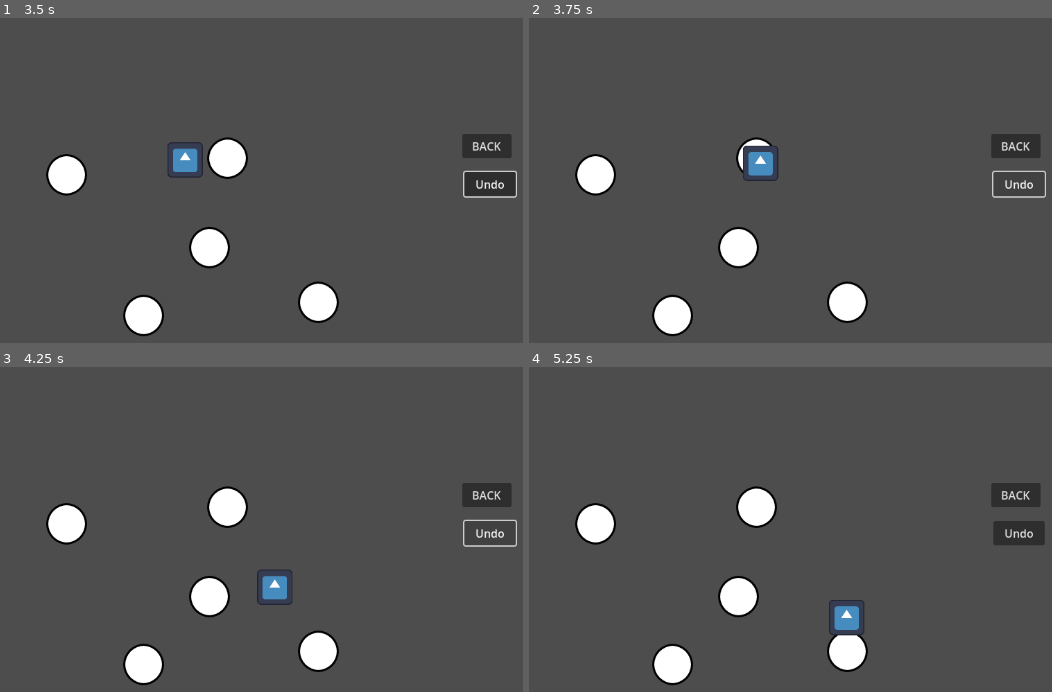
Above: before the commit, frames 1-4 (two rows, left to right).
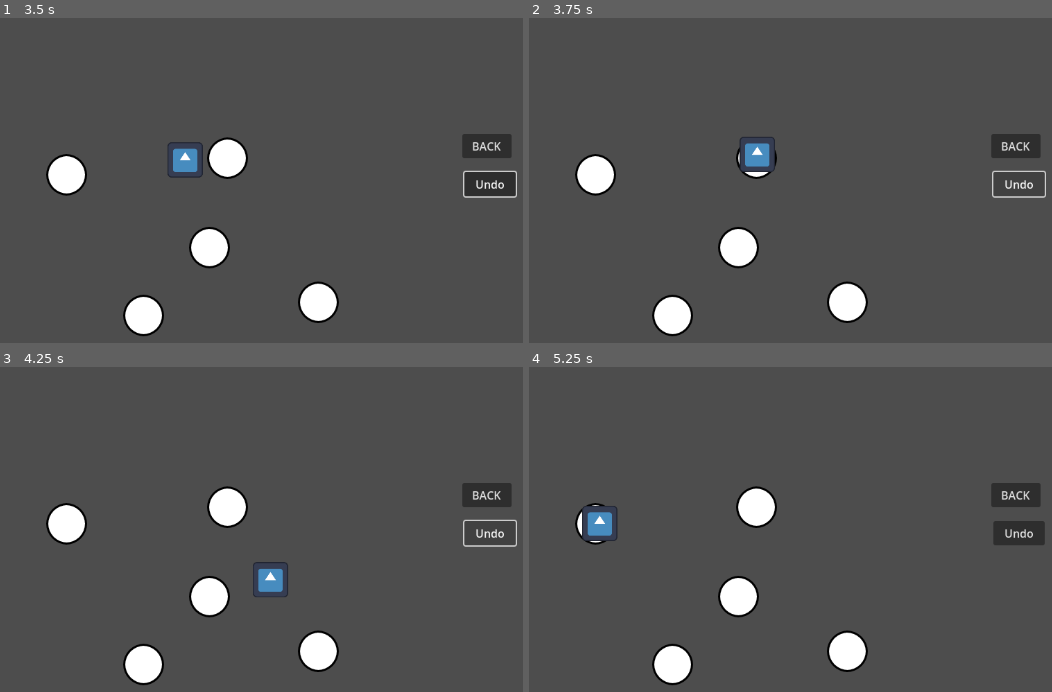
Above: after the commit, the same moments.

Repository: hfxbse/mparty
Game: Godot game, scene res://main/main.tscn
The game is run twice, just before and just after one commit, with the same random seed, the same clock (stepped at 60 frames per second) and the same inputs. The engine's default icon, where the game draws it, is replaced by a stand-in: a white triangle on a blue panel in a dark square.
Inputs (mouse positions are in pixels of both pictures, inside the frame that each line leads up to):
- Up to frame 1 (3.5 s): click "MOVE" at 0.5 s; click "BACK" at 1.25 s; click "Undo" at 2 s; click (230, 157) at 2.75 s
- Up to frame 2 (3.75 s): click "Undo" at 3.5 s
- Up to frame 3 (4.25 s): no input
- Up to frame 4 (5.25 s): click "Undo" at 4.25 s; click "MOVE" at 5 s

Frame 1 is identical in both runs. In frame 2, 0.7% of the frame differs, in the area x 40-48%, y 36-51%; in frame 3, 0.5%; in frame 4, 1.1%, in the area x 10-65%, y 42-83%.
Error after the commit: Assertion failed: Field is not connected to current location of the player. (res://map/field/field.gd:40)

Commit message:
add backwards movement animation
Potentially breaking changes as the current field is no longer stored
in the transversed fields list until the player moves from it.

Diff:
--- a/main/main.gd
+++ b/main/main.gd
@@ -16,7 +16,7 @@
 	var start = map.start
 	player.current_location = start
 	player.global_position = start.global_position
-	player.traversed_fields = [start]
+	player.traversed_fields.assign([start])
 
 
 func _on_button_pressed():
--- a/map/field/field.gd
+++ b/map/field/field.gd
@@ -31,9 +31,18 @@
 	return errors
 
 
-func move(player: Player):
+func move_backwards(player: Player):
+	for path in paths:
+		if path.target == player.current_location:
+			player.current_location = self
+			return path.move_backwards(player.get_path())
+
+	assert(false, "Field is not connected to current location of the player.")
+
+
+func move_forwards(player: Player):
 	if paths.size() == 1:
-		return paths[0].move(player.get_path())
+		return paths[0].move_forwards(player.get_path())
 
 
 	picked_receivers.clear()
@@ -48,7 +57,7 @@
 func move_along_picked_path(player, path):
 	disable_pickers()
 
-	field_reached = path.move(player.get_path())
+	field_reached = path.move_forwards(player.get_path())
 	field_reached.connect(_on_field_reached)
 
 
--- a/map/map.gd
+++ b/map/map.gd
@@ -1,3 +1,3 @@
 extends Node
 
-@onready var start = $Start
+@onready var start: Field = $Start
--- a/map/path/follow.gd
+++ b/map/path/follow.gd
@@ -1,3 +1,19 @@
-extends PathFollow2D
+class_name Remote extends PathFollow2D
 
 @onready var remote = $RemoteTransform2D
+var speed
+var end:
+	set(value):
+		if end != value:
+			end = clamp(value, 0, 1)
+
+
+func move(delta):
+	progress_ratio = clamp(delta * speed + progress_ratio, 0, 1)
+
+	if end_reached():
+		remote.update_position = false
+
+
+func end_reached():
+	return progress_ratio == end
--- a/map/path/path.gd
+++ b/map/path/path.gd
@@ -24,7 +24,8 @@
 				if Engine.is_editor_hint(): update_configuration_warnings()
 
 
-@onready var follow = $Follow
+@onready var follow: Remote  = $Follow
+@onready var relative_speed =  2.5 * player_speed / curve.get_baked_length()
 
 
 func _ready():
@@ -54,18 +55,27 @@
 
 	if !follow.remote.update_position: return
 
-	follow.progress_ratio +=  delta * 2.5 * player_speed / curve.get_baked_length()
+	follow.move(delta)
 
-	if follow.progress_ratio >= 0.95:
-		follow.progress_ratio = 1;
+	if follow.end_reached():
 		field_reached.emit(target)
 
-		follow.remote.update_position = false
+
+func follow_path(player, start, end, speed):
+	follow.progress_ratio = start
+	follow.remote.remote_path = player
+	follow.remote.update_position = true
+	follow.end = end
+	follow.speed = speed
 
 
-func move(player: NodePath):
-	follow.progress_ratio = 0
-	follow.remote.remote_path = player
-	follow.remote.update_position = true
+func move_forwards(player: NodePath):
+	follow_path(player, 0, 1, relative_speed)
 
 	return field_reached
+
+
+func move_backwards(player: NodePath):
+	follow_path(player, 1, 0, -1 * relative_speed)
+
+	return field_reached
--- a/player/player.gd
+++ b/player/player.gd
@@ -3,9 +3,9 @@
 var moves = 0
 var step_completed
 
-var current_location
-var last_location
-var traversed_fields = []
+var current_location: Field
+var last_location: Field
+var traversed_fields: Array[Field] = []
 const TRAV_FIELDS_MAX_LENGTH = 20
 
 signal turn_ended
@@ -19,15 +19,15 @@
 
 func _step():
 	moves -= 1
-	step_completed = current_location.move(self)
+	step_completed = current_location.move_forwards(self)
 	step_completed.connect(_on_step_completed)
 
 
 func _on_step_completed(reached_field):
 	step_completed.disconnect(_on_step_completed)
 
+	register_move(current_location)
 	current_location = reached_field
-	register_move(reached_field)
 
 	if moves == 0:
 		turn_ended.emit()
@@ -38,20 +38,20 @@
 
 func register_move(field):
 		traversed_fields.push_back(field)
+
 		if traversed_fields.size() > TRAV_FIELDS_MAX_LENGTH:
 			traversed_fields.pop_front()
 
 
 func move_backwards(n):
 	for i in n:
-		if traversed_fields.size() <= 1: break
-		current_location = traversed_fields.pop_back()
-		global_position = current_location.global_position
+		if traversed_fields.is_empty():
+			break
 
-	current_location = traversed_fields.back()
-	global_position = current_location.global_position
+		var target = traversed_fields.pop_back()
+		await target.move_backwards(self)
 
 
 func undo_last_move():
 	while current_location != last_location:
-		move_backwards(1)
+		await move_backwards(1)
